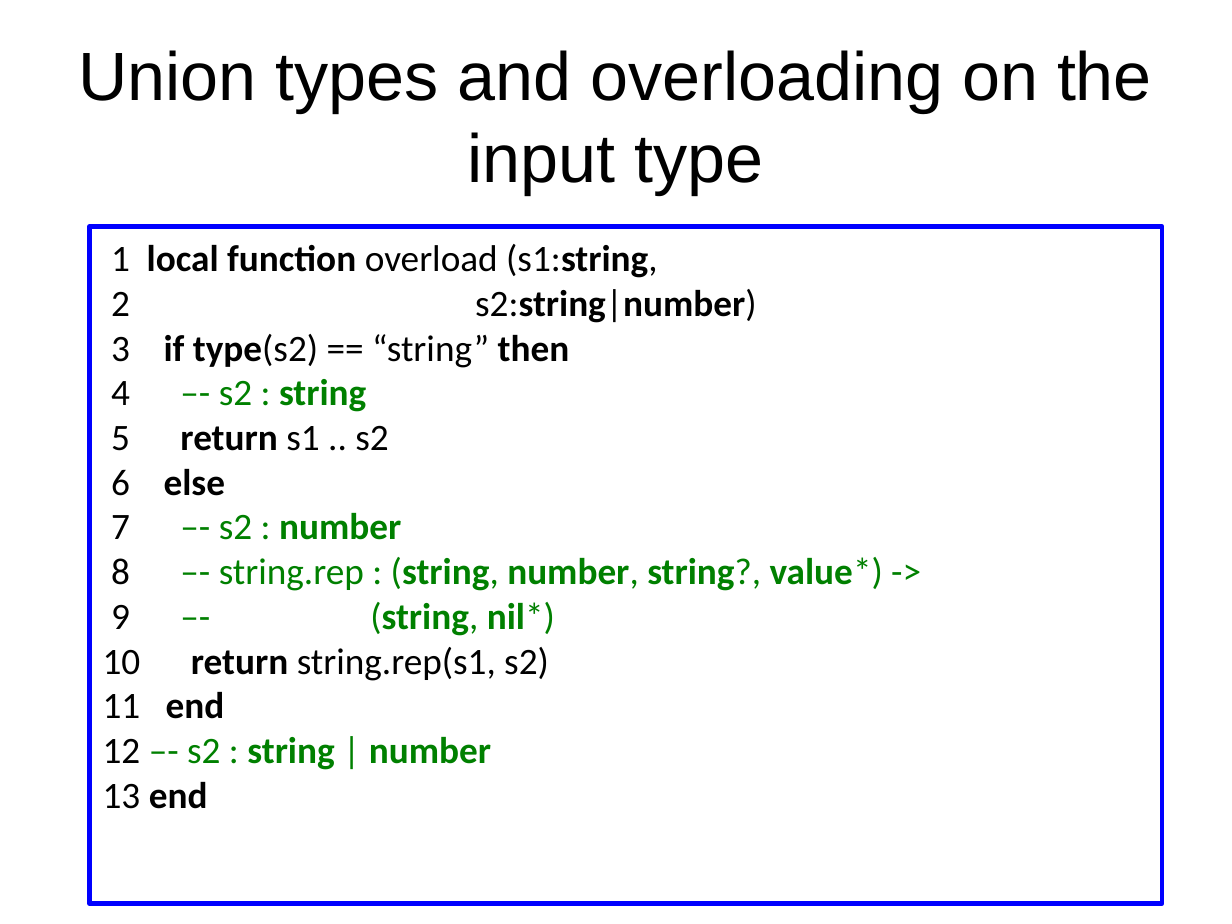
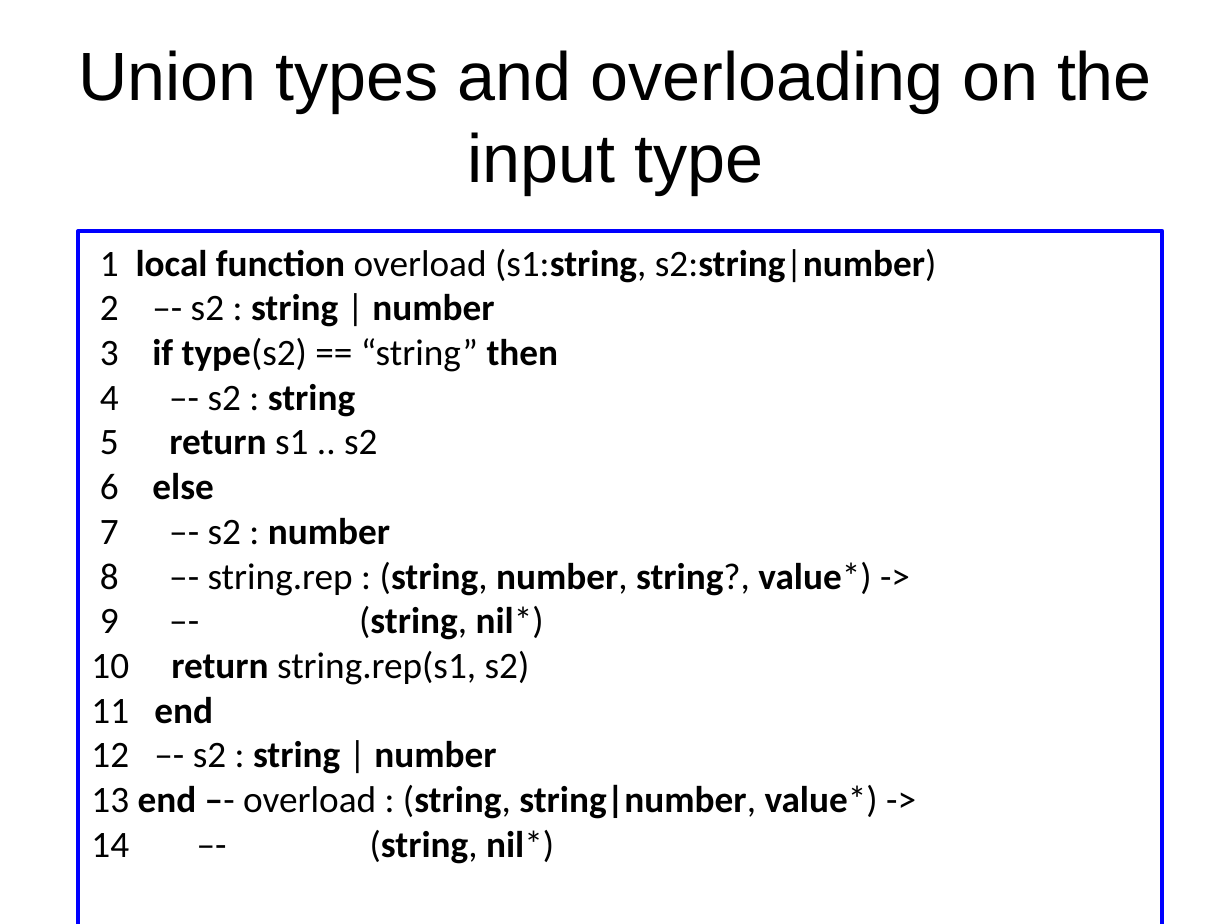
Before and after one commit to andremm/typedlua, a slide deck: slide 14 of doc/slides/dyla2014.odp (slide 13 before the commit). Drawn at 1232x924 pixels with LibreOffice and Linux fonts; fonts in the diff are those of the drawing. Boxes give left, top, right and bottom in pixels: in the first picture for what was removed or moved away, otherwise in the second. Text is boxed around its words. In the diff, an @@ line names an element or a change of style, - is before the commit and + after.

```diff
--- a/doc/slides/dyla2014.odp
+++ b/doc/slides/dyla2014.odp
@@ rectangle "1 local function overload (s1:string, ...": place and size @@
-rectangle "1 local function overload (s1:string, ..." at (89,227,1163,904)
+rectangle "1 local function overload (s1:string, ..." at (78,231,1163,924)
@@ text in rectangle at (100,249,937,327): text changed @@
-1 local function overload (s1:string,
-2 s2:string|number)
+1 local function overload (s1:string, s2:string|number)
+2 –- s2 : string | number
@@ text in rectangle at (91,384,871,774): text colour #008000 to #000000 in "–- s2 : string", "–- s2 : number", "–- string.rep : (string, number, string?, value*) ...", "–- (string, nil*)" and 1 more places @@
@@ text in rectangle at (91,784,878,864): text changed @@
-13 end
+13 end –- overload : (string, string|number, value*) ->
+14 –- (string, nil*)
```
Also in this commit, not shown: 20 other slides changed, 1 slide added.
